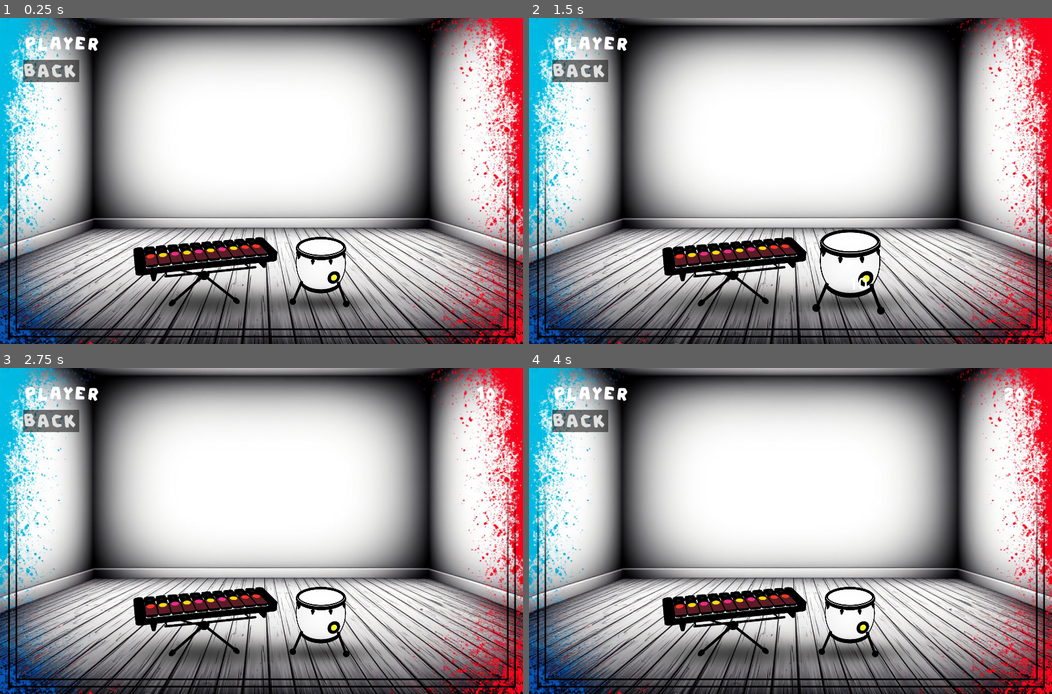
Above: before the commit, frames 1-4 (two rows, left to right).
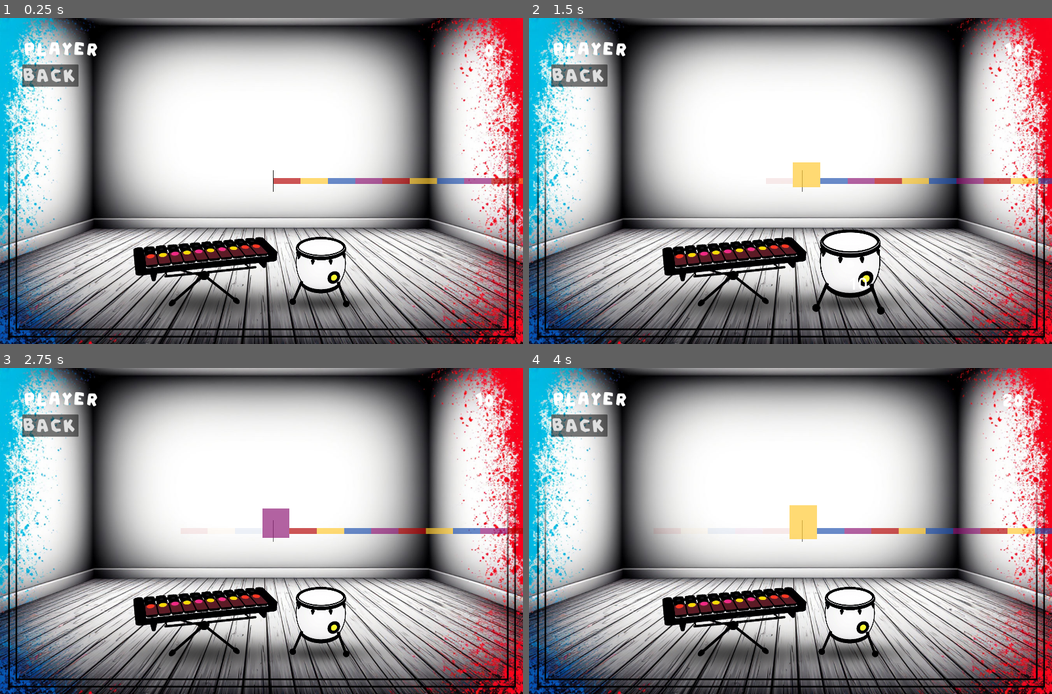
Above: after the commit, the same moments.

Repository: otumno/Bandgo
Game: Godot game, scene res://project/scenes/Game.tscn
Two runs of this game, one before a commit and one after it. Both use one fixed random seed, a clock stepped at 60 frames per second and the inputs below. This scene is started directly instead of the project's main scene.
Inputs (mouse positions are in pixels of both pictures, inside the frame that each line leads up to):
- Up to frame 1 (0.25 s): no input
- Up to frame 2 (1.5 s): tap Enter at 0.5 s; move the mouse to (732, 255) at 0.52 s; click (732, 255) at 0.67 s; move the mouse to (848, 262) at 1.27 s; click (848, 262) at 1.42 s
- Up to frame 3 (2.75 s): move the mouse to (313, 459) at 2.02 s; click (313, 459) at 2.17 s
- Up to frame 4 (4 s): move the mouse to (764, 596) at 2.77 s; click (764, 596) at 2.92 s; move the mouse to (947, 579) at 3.52 s; click (947, 579) at 3.67 s

The runs differ from the first frame. In frame 1, 1.9% of the frame differs, in the area x 4-100%, y 5-54%; in frame 2, 2.3%; in frame 3, 2.4%; in frame 4, 2.5%.

Commit message:
Beat Visualizator

Diff:
--- /dev/null
+++ b/project/scenes/BeatIndicator.tscn
@@ -0,0 +1,8 @@
+[gd_scene load_steps=2 format=3 uid="uid://bud4ob6al1e2p"]
+
+[ext_resource type="Script" uid="uid://d26bnnn8kcu5b" path="res://project/scripts/Beatindicator.gd" id="1_3b5mi"]
+
+[node name="BeatIndicator" type="Control"]
+layout_mode = 3
+anchors_preset = 0
+script = ExtResource("1_3b5mi")
--- a/project/scenes/Game.tscn
+++ b/project/scenes/Game.tscn
@@ -1,8 +1,9 @@
-[gd_scene load_steps=28 format=3 uid="uid://crxvqga1dtvbn"]
+[gd_scene load_steps=29 format=3 uid="uid://crxvqga1dtvbn"]
 
 [ext_resource type="Script" uid="uid://chnxutp3hdm6t" path="res://project/scripts/SceneAudioHandler.gd" id="1_cqeua"]
 [ext_resource type="Texture2D" uid="uid://cbweq7e7c7pcd" path="res://project/assets/textures/6f018d8a158211f0a4402e814483879f_1.jpg" id="1_kgxh5"]
 [ext_resource type="AudioStream" uid="uid://cgbv1cipijf0y" path="res://project/assets/sounds/703137__deadrobotmusic__ambient-piano-guitar-texture-e.ogg" id="2_f3117"]
+[ext_resource type="PackedScene" uid="uid://bud4ob6al1e2p" path="res://project/scenes/BeatIndicator.tscn" id="3_rbt3f"]
 [ext_resource type="Theme" uid="uid://3pqwyww8rrpc" path="res://project/themes/new_theme.tres" id="4_cqeua"]
 [ext_resource type="Script" uid="uid://ic6623dcahtt" path="res://project/scripts/GameBackButton.gd" id="4_m7itv"]
 [ext_resource type="AudioStream" uid="uid://b3frfc43b7rdu" path="res://project/assets/sounds/zapsplat_musical_guitar_acoustic_nylon_grab_neck_strings_002_56231.mp3" id="6_m7itv"]
@@ -67,10 +68,10 @@
 [node name="Sprite2D" type="Sprite2D" parent="SpritePulser"]
 
 [node name="BackButton" type="Button" parent="."]
-offset_left = 85.0
-offset_top = 154.0
-offset_right = 291.0
-offset_bottom = 236.0
+offset_left = 82.0
+offset_top = 171.0
+offset_right = 288.0
+offset_bottom = 253.0
 theme = ExtResource("4_cqeua")
 action_mode = 0
 text = "BACK"
@@ -109,6 +110,8 @@
 script = ExtResource("10_mvo24")
 sound_pattern = Array[AudioStream]([ExtResource("14_nooqs")])
 first_click_sound = ExtResource("14_nooqs")
+fail_sound = ExtResource("15_ftep8")
+combo_multipliers = Array[int]([2, 2, 4, 4, 8, 8, 10, 12])
 input_keys = Array[String](["ui_down"])
 score_popup_scene = ExtResource("19_rbt3f")
 
@@ -125,31 +128,61 @@
 
 [node name="Control" type="Control" parent="." node_paths=PackedStringArray("player_name_label", "score_label")]
 layout_mode = 3
-anchors_preset = 0
-offset_right = 40.0
-offset_bottom = 40.0
+anchors_preset = 8
+anchor_left = 0.5
+anchor_top = 0.5
+anchor_right = 0.5
+anchor_bottom = 0.5
+offset_left = -20.0
+offset_top = -20.0
+offset_right = 20.0
+offset_bottom = 20.0
+grow_horizontal = 2
+grow_vertical = 2
 script = ExtResource("14_qo2pe")
 player_name_label = NodePath("PlayerNameLabel")
 score_label = NodePath("ScoreLabel")
 
 [node name="PlayerNameLabel" type="Label" parent="Control"]
 layout_mode = 0
-offset_left = 94.0
-offset_top = 60.0
-offset_right = 469.0
-offset_bottom = 134.0
+offset_left = -850.0
+offset_top = -500.0
+offset_right = -198.0
+offset_bottom = -426.0
 theme = ExtResource("4_cqeua")
 vertical_alignment = 1
 
 [node name="ScoreLabel" type="Label" parent="Control"]
 layout_mode = 0
-offset_left = 1452.0
-offset_top = 57.0
-offset_right = 1827.0
-offset_bottom = 131.0
+offset_left = 25.0
+offset_top = -500.0
+offset_right = 882.0
+offset_bottom = -426.0
 theme = ExtResource("4_cqeua")
 horizontal_alignment = 2
 vertical_alignment = 1
+
+[node name="BeatIndicator" parent="Control" instance=ExtResource("3_rbt3f")]
+layout_mode = 1
+anchors_preset = 4
+anchor_top = 0.5
+anchor_bottom = 0.5
+offset_left = -896.0
+offset_top = -310.0
+offset_right = 932.0
+offset_bottom = -230.0
+grow_vertical = 2
+bpm_manager = NodePath("../../BPM_Manager")
+rect_height = 20.0
+margin = 0.0
+beat_colors = Array[Color]([Color(0.701961, 0, 0, 0.666667), Color(1, 0.784314, 0.176471, 0.666667), Color(0.117647, 0.313726, 0.682353, 0.666667), Color(0.54902, 0.0745098, 0.447059, 0.666667)])
+indicator_color = Color(0.159752, 0.158467, 0.154971, 1)
+indicator_width = 2.0
+secondary_colors = Array[Color]([Color(0.701961, 0, 0, 0.0784314), Color(1, 0.784314, 0.501961, 0.0745098), Color(0.117647, 0.313726, 0.666667, 0.0784314), Color(0.54902, 0.0784314, 0.447059, 0.0784314)])
+fade_after_pass = false
+scale_up_amount = 10.0
+scale_down_amount = 3.0
+scale_effect_distance = 45.0
 
 [node name="Sprite2D" type="Sprite2D" parent="."]
 position = Vector2(760, 1051)
@@ -163,5 +196,6 @@
 
 [node name="BPM_Manager" type="Node2D" parent="."]
 script = ExtResource("7_f3117")
-metronome_pattern = Array[int]([1, 2, 2, 2, 2, 2, 2, 2])
+bpm = 99
+metronome_pattern = Array[int]([1, 2, 2, 2])
 metronome_sounds = Array[AudioStream]([ExtResource("17_pwtkv"), ExtResource("18_mpdfd"), ExtResource("27_4mt45")])
--- /dev/null
+++ b/project/scripts/Beatindicator.gd
@@ -0,0 +1,271 @@
+extends Control
+
+# Основные настройки
+@export var bpm_manager: NodePath
+@export var beat_count: int = 4
+@export var rect_width: float = 100.0
+@export var rect_height: float = 50.0
+@export var margin: float = 50.0
+
+# Цвета прямоугольников
+@export var beat_colors: Array[Color] = [
+	Color(Color.RED, 0.9),
+	Color(Color.BLUE, 0.9),
+	Color(Color.GREEN, 0.9),
+	Color(Color.YELLOW, 0.9)
+]
+
+# Настройки индикатора
+@export var indicator_color: Color = Color.WHITE
+@export var indicator_width: float = 5.0
+@export var indicator_height: float = 80.0
+@export var indicator_position: float = 0.5
+
+# Эффекты после прохождения
+@export var use_secondary_colors: bool = true
+@export var secondary_colors: Array[Color] = [
+	Color(0.5, 0, 0, 0.7),    # Темно-красный
+	Color(0, 0, 0.5, 0.7),    # Темно-синий
+	Color(0, 0.5, 0, 0.7),    # Темно-зеленый
+	Color(0.5, 0.5, 0, 0.7)   # Темно-желтый
+]
+@export var fade_after_pass: bool = true
+@export var fade_speed: float = 0.5
+
+# Эффекты масштабирования
+@export var scale_up_amount: float = 1.5
+@export var scale_down_amount: float = 0.0
+@export var scale_effect_distance: float = 200.0
+
+# Эффекты границ
+@export var fade_distance: float = 100.0 # Дистанция от краев для исчезновения
+
+# Системные переменные
+var _bpm_manager: BPM_Manager
+var _beat_rects: Array[ColorRect] = []
+var _indicator: ColorRect
+var _speed: float = 0.0
+var _current_beat: int = 0
+var _viewport_width: float = 0.0
+var _indicator_x: float = 0.0
+var _is_playing: bool = false
+
+class BeatRectData:
+	var rect: ColorRect
+	var has_passed: bool = false
+	var original_color: Color
+	var current_alpha: float = 1.0
+	var base_height: float = 0.0
+	var is_active: bool = true
+	var was_scaled: bool = false
+	var color_index: int = 0  # Для корректного сопоставления цветов
+
+var _rect_data: Array[BeatRectData] = []
+
+func _ready():
+	_viewport_width = get_viewport_rect().size.x
+	_indicator_x = _viewport_width * indicator_position
+
+	anchor_left = 0.0
+	anchor_right = 1.0
+	anchor_top = 0.5
+	anchor_bottom = 0.5
+	offset_top = -rect_height/2
+	offset_bottom = rect_height/2
+
+	_bpm_manager = get_node_or_null(bpm_manager)
+	if not _bpm_manager:
+		push_error("BPM Manager not found!")
+		return
+
+	if beat_colors.is_empty():
+		beat_colors = _generate_default_colors(beat_count)
+
+	_create_indicator()
+	_initialize_rects()
+
+	if _bpm_manager.has_signal("beat_triggered"):
+		_bpm_manager.beat_triggered.connect(_on_beat)
+	else:
+		push_error("BPM Manager doesn't have beat_triggered signal!")
+
+func _generate_default_colors(count: int) -> Array[Color]:
+	var colors: Array[Color] = []
+	for i in range(count):
+		var hue = float(i) / float(count)
+		colors.append(Color.from_hsv(hue, 0.8, 0.8, 0.9))
+	return colors
+
+func _create_indicator():
+	_indicator = ColorRect.new()
+	_indicator.color = indicator_color
+	_indicator.size = Vector2(indicator_width, indicator_height)
+
+	_indicator.anchor_left = 0.0
+	_indicator.anchor_right = 0.0
+	_indicator.anchor_top = 0.5
+	_indicator.anchor_bottom = 0.5
+	_indicator.offset_left = _indicator_x - indicator_width/2
+	_indicator.offset_right = _indicator_x + indicator_width/2
+	_indicator.offset_top = -indicator_height/2
+	_indicator.offset_bottom = indicator_height/2
+
+	add_child(_indicator)
+
+func _initialize_rects():
+	# Количество прямоугольников, видимых на экране + запас
+	var visible_rects = ceil((_viewport_width - _indicator_x + margin) / rect_width) + beat_count
+
+	# Дополнительные прямоугольники, которые будут появляться из-за экрана
+	var buffer_rects = ceil(_viewport_width / rect_width)
+
+	for i in range(visible_rects + buffer_rects):
+		var rect = ColorRect.new()
+		rect.size = Vector2(rect_width, rect_height)
+
+		# Начинаем сразу после индикатора, остальные появляются за экраном
+		var start_x = _indicator_x + i * rect_width
+
+		rect.anchor_left = 0.0
+		rect.anchor_right = 0.0
+		rect.anchor_top = 0.5
+		rect.anchor_bottom = 0.5
+		rect.offset_left = start_x
+		rect.offset_right = start_x + rect_width
+		rect.offset_top = -rect_height/2
+		rect.offset_bottom = rect_height/2
+
+		var rect_data = BeatRectData.new()
+		rect_data.rect = rect
+		rect_data.color_index = i % beat_count
+		rect_data.original_color = beat_colors[rect_data.color_index]
+		rect_data.base_height = rect_height
+		rect_data.is_active = true
+
+		rect.color = rect_data.original_color
+		_update_rect_visibility(rect_data)
+
+		_rect_data.append(rect_data)
+		_beat_rects.append(rect)
+		add_child(rect)
+
+func _process(delta):
+	if not _bpm_manager:
+		return
+
+	# Обновляем прозрачность для всех прямоугольников
+	for rect_data in _rect_data:
+		_update_rect_visibility(rect_data)
+
+	if not _bpm_manager.is_playing:
+		return
+
+	if not _is_playing:
+		_is_playing = true
+
+	var beat_duration = 60.0 / _bpm_manager.bpm
+	_speed = rect_width / beat_duration
+
+	for rect_data in _rect_data:
+		var rect = rect_data.rect
+
+		# Движение
+		rect.offset_left -= _speed * delta
+		rect.offset_right -= _speed * delta
+
+		# Проверка прохождения индикатора
+		if not rect_data.has_passed and rect.offset_right < _indicator_x:
+			rect_data.has_passed = true
+			if use_secondary_colors and secondary_colors.size() > rect_data.color_index:
+				# Используем тот же индекс для вторичного цвета
+				rect.color = secondary_colors[rect_data.color_index]
+			# Мгновенный сброс масштаба
+			rect.offset_top = -rect_data.base_height/2
+			rect.offset_bottom = rect_data.base_height/2
+			rect_data.was_scaled = false
+
+		# Масштабирование только перед индикатором
+		if not rect_data.has_passed:
+			_handle_scale_effect(rect_data)
+
+		# Перемещение вышедших за границы
+		if rect.offset_right < -margin:
+			_recycle_rect(rect_data)
+
+func _update_rect_visibility(rect_data: BeatRectData):
+	var rect = rect_data.rect
+	var left_edge = rect.offset_left
+	var right_edge = rect.offset_right
+
+	# Исчезание у левой границы экрана
+	var left_fade = clamp((left_edge + fade_distance) / fade_distance, 0.0, 1.0)
+
+	# Исчезание у правой границы экрана
+	var right_fade = clamp((_viewport_width - right_edge + fade_distance) / fade_distance, 0.0, 1.0)
+
+	# Комбинированная прозрачность
+	rect.modulate.a = min(left_fade, right_fade) * rect_data.current_alpha
+
+func _handle_scale_effect(rect_data: BeatRectData):
+	var rect = rect_data.rect
+	var center_x = rect.offset_left + rect_width/2
+	var dist_to_indicator = abs(center_x - _indicator_x)
+
+	if dist_to_indicator < scale_effect_distance and not rect_data.has_passed:
+		var t = 1.0 - (dist_to_indicator / scale_effect_distance)
+
+		if scale_up_amount > 1.0:
+			rect.offset_top = -rect_data.base_height/2 * lerp(1.0, scale_up_amount, t)
+
+		if scale_down_amount > 1.0:
+			rect.offset_bottom = rect_data.base_height/2 * lerp(1.0, scale_down_amount, t)
+
+		rect_data.was_scaled = true
+
+func _recycle_rect(rect_data: BeatRectData):
+	var rect = rect_data.rect
+
+	# 1. Находим самый правый прямоугольник
+	var furthest_right = -INF
+	for r in _beat_rects:
+		if r.offset_right > furthest_right:
+			furthest_right = r.offset_right
+
+	# 2. Если не нашли (массив пуст), ставим за правой границей экрана
+	if furthest_right == -INF:
+		furthest_right = _viewport_width + margin
+
+	# 3. Перемещаем прямоугольник вплотную к последнему
+	rect.offset_left = furthest_right
+	rect.offset_right = rect.offset_left + rect_width
+
+	# 4. Полный сброс состояния
+	rect_data.has_passed = false
+	rect_data.current_alpha = 1.0
+	rect_data.was_scaled = false
+
+	# 5. Восстановление размеров
+	rect.offset_top = -rect_data.base_height/2
+	rect.offset_bottom = rect_data.base_height/2
+
+	# 6. Обновление цвета (сохраняем индекс цвета)
+	var new_index = (_current_beat + _rect_data.size()) % beat_count
+	rect_data.color_index = new_index
+	rect_data.original_color = beat_colors[new_index]
+	rect.color = beat_colors[new_index]
+
+	# 7. Перемещение в конец массивов
+	_rect_data.erase(rect_data)
+	_rect_data.append(rect_data)
+	_beat_rects.erase(rect)
+	_beat_rects.append(rect)
+
+	# 8. Обновляем прозрачность
+	_update_rect_visibility(rect_data)
+
+func _on_beat(beat_number: int):
+	_current_beat = beat_number
+
+	var tween = create_tween()
+	tween.tween_property(_indicator, "modulate:a", 1.0, 0.05)
+	tween.tween_property(_indicator, "modulate:a", 0.7, 0.2)
Not shown, added: project/scripts/Beatindicator.gd.uid
